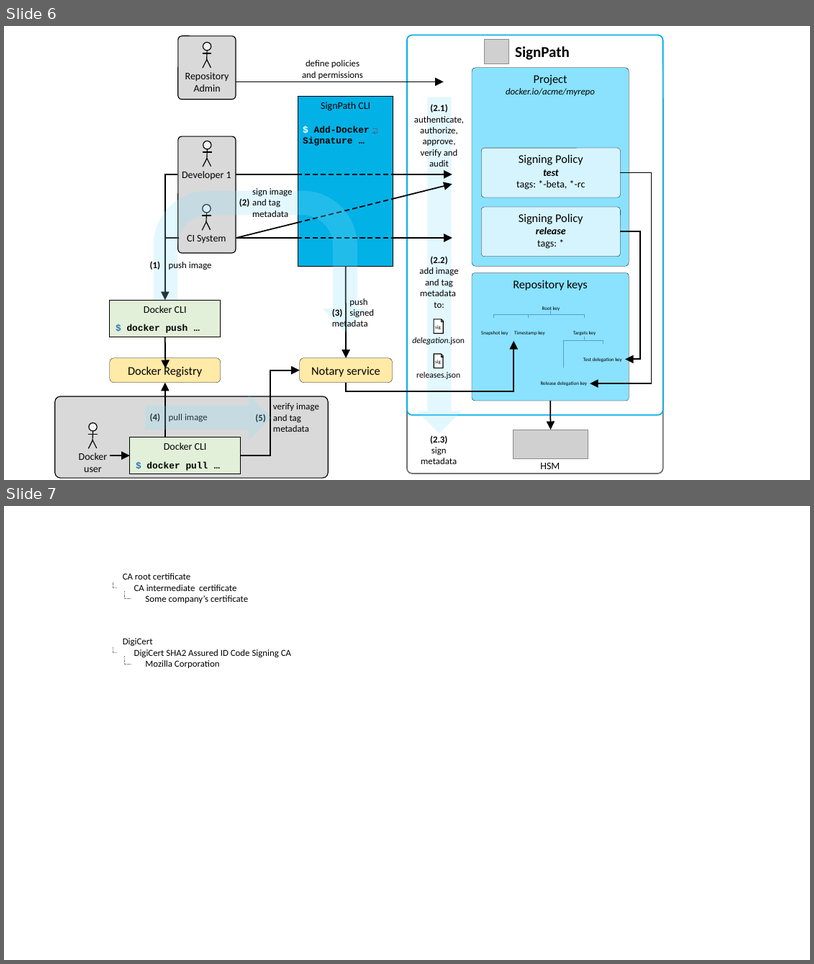
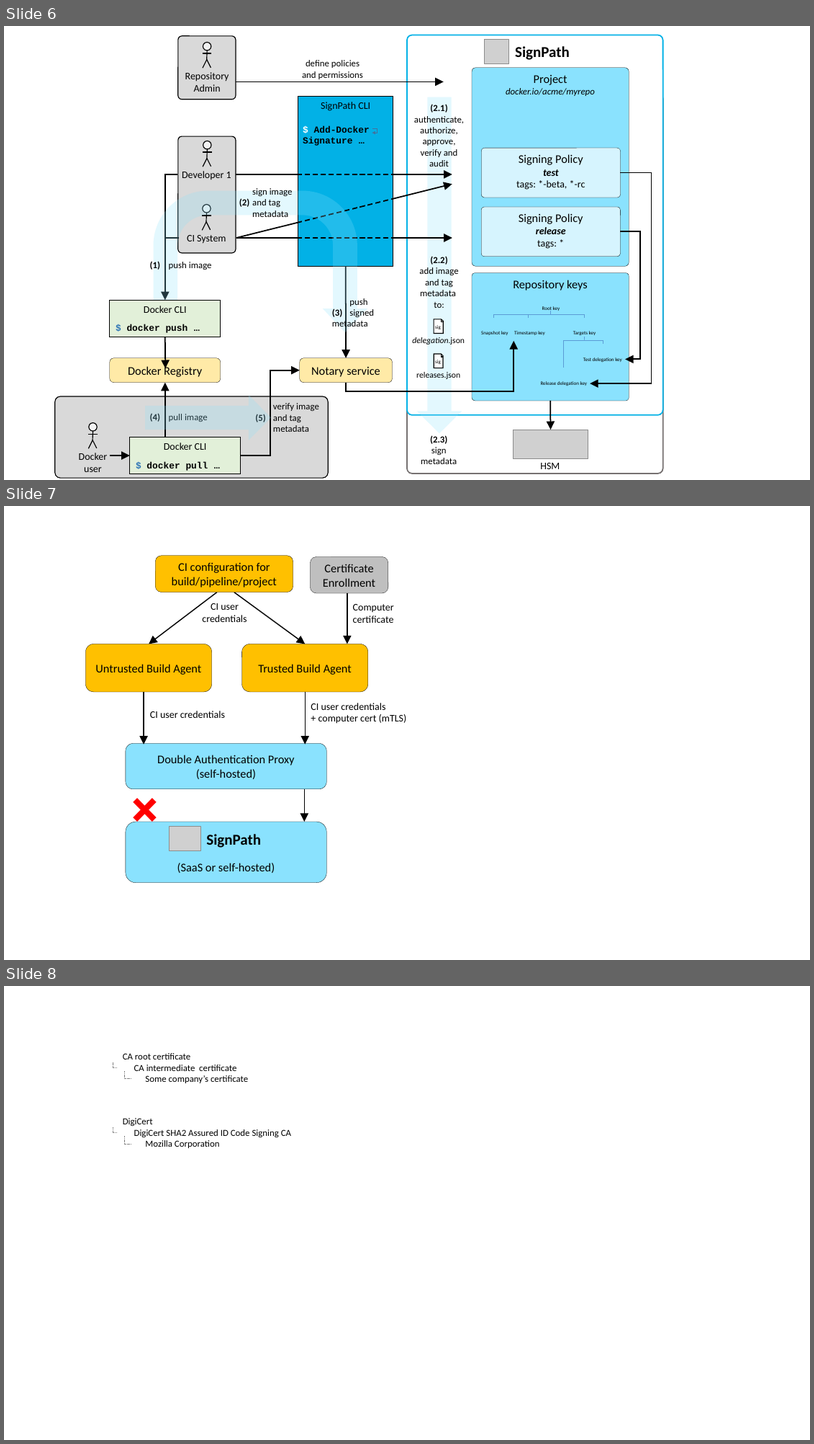
Before and after one commit to SignPath/website, a slide deck: src/diagrams.pptx. Shown one above the other, each under a label of ours: slides 6 and 7 before the commit, slides 6, 7 and 8 after it. The pictures are 814x964 and 814x1444 pixels, drawn with LibreOffice and Linux fonts; fonts in the diff are those of the drawing; grey boxes stand for pictures; background and template pictures are left out. Boxes give left, top, right and bottom in pixels: in the first picture for what was removed or moved away, otherwise in the second. Text is boxed around its words. In the diff, an @@ line names an element or a change of style, - is before the commit and + after.

Commit message:
trusted build systems and origin verification revised
* separated trusted build systems and origin verification docs
* included option to use trusted build systems without origin verification
* added docs and diagram for double authentication proxy

```diff
--- a/src/diagrams.pptx
+++ b/src/diagrams.pptx
@@ slide 7 added at (4,506,810,960), background #FFFFFF @@
@@ rounded rectangle added at (155,556,293,592), fill #FFC000, outline #000000 0.25 pt, 14 pt, text #000000 @@
+CI configuration for build/pipeline/project
@@ rounded rectangle added at (311,557,388,593), fill #BFBFBF, outline #000000 0.25 pt, 14 pt, text #000000 @@
+Certificate Enrollment
@@ arrow added from (217, 592) to (149, 644), #000000 1.25 pt @@
@@ arrow added from (234, 592) to (305, 644), #000000 1.25 pt @@
@@ text added at (202,603,247,622), 12 pt, text #000000 @@
+CI user credentials
@@ arrow added from (347, 593) to (347, 644), #000000 1.25 pt @@
@@ text added at (353,604,394,623), 12 pt, text #000000 @@
+Computer certificate
@@ rounded rectangle added at (85,644,212,692), fill #FFC000, outline #000000 0.25 pt, 14 pt, text #000000 @@
+Untrusted Build Agent
@@ rounded rectangle added at (242,644,369,692), fill #FFC000, outline #000000 0.25 pt, 14 pt, text #000000 @@
+Trusted Build Agent
@@ arrow added from (144, 692) to (144, 744), #000000 1.25 pt @@
@@ arrow added from (305, 692) to (305, 744), #000000 1.25 pt @@
@@ text added at (150,710,225,718), 12 pt, text #000000 @@
+CI user credentials
@@ text added at (311,703,407,723), 12 pt, text #000000 @@
+CI user credentials
++ computer cert (mTLS)
@@ rounded rectangle added at (126,743,327,788), fill #8AE2FE, outline #000000 0.25 pt, 14 pt, text #000000 @@
+Double Authentication Proxy
+(self-hosted)
@@ text added at (126,773,162,841), 60 pt, text #FF0000, bold @@
+×
@@ arrow added from (305, 789) to (305, 821), #000000 1.25 pt @@
@@ rounded rectangle added at (126,821,327,883), fill #8AE2FE, outline #000000 0.25 pt, 14 pt, text #000000 @@
+(SaaS or self-hosted)
@@ picture added at (169,826,201,851) @@
@@ text added at (206,834,261,847), 18 pt, text #000000, bold @@
+SignPath
@@ what was slide 7 is now slide 8 @@
```
Also in this commit, not shown: 5 other files.
